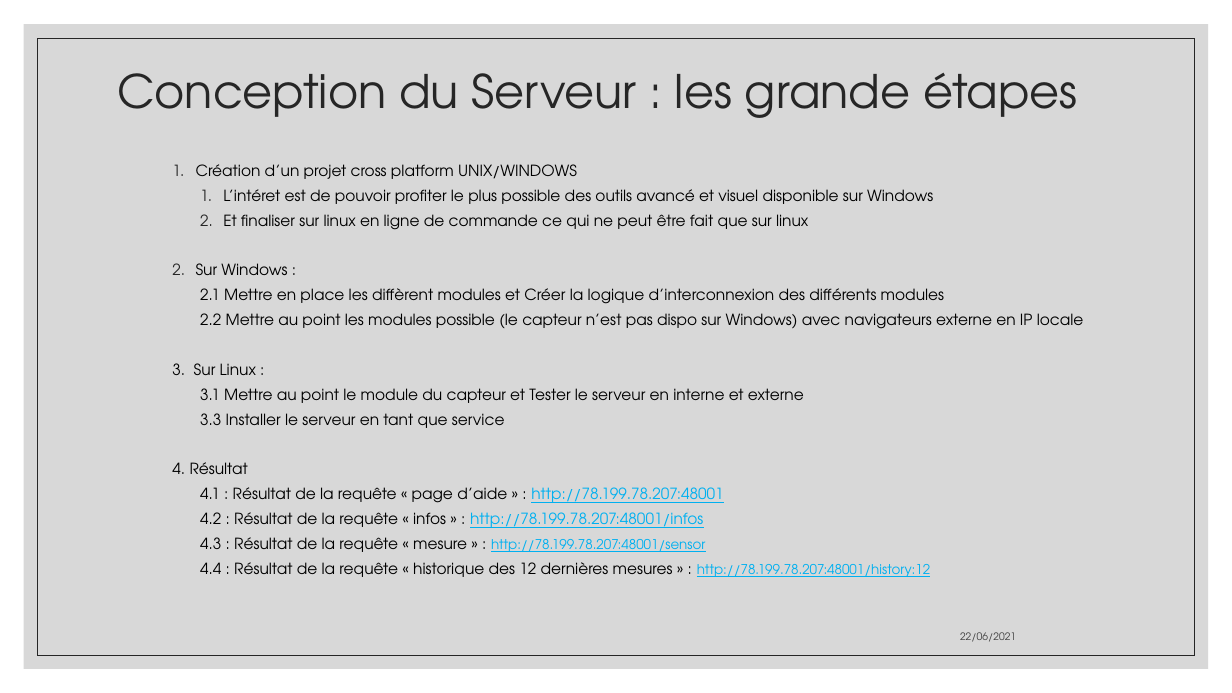
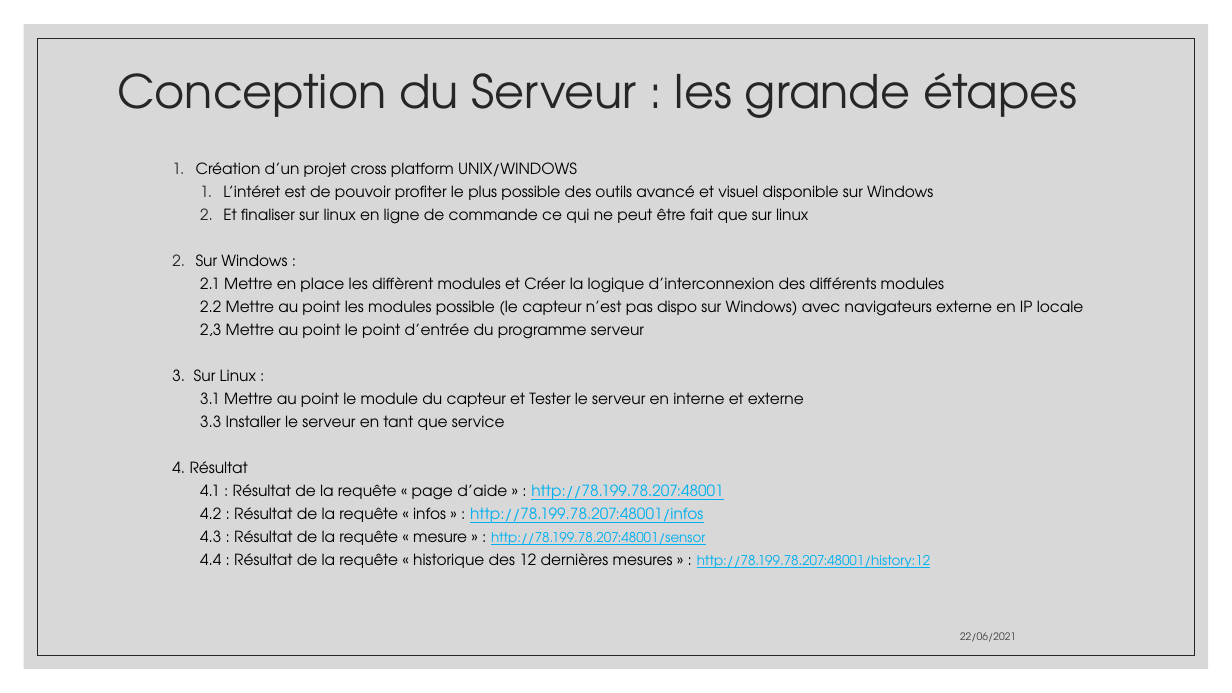
Before and after one commit to aiekick/ProjectStationMeteo, a slide deck: slide 29 of doc/StationMeteo_Soutenance_Stephane.pptx. Drawn at 1232x693 pixels with LibreOffice and Linux fonts; fonts in the diff are those of the drawing. Boxes give left, top, right and bottom in pixels: in the first picture for what was removed or moved away, otherwise in the second. Text is boxed around its words. In the diff, an @@ line names an element or a change of style, - is before the commit and + after.

Commit message:
[UPD] : update of section 2.3 command line

```diff
--- a/doc/StationMeteo_Soutenance_Stephane.pptx
+++ b/doc/StationMeteo_Soutenance_Stephane.pptx
@@ text at (172,162,1084,568): line spacing 1 to 0.9 @@
@@ text at (200,323,644,339): paragraph added @@
+      2,3 Mettre au point le point d’entrée du programme serveur
```
Also in this commit, not shown: 1 other slide changed, 1 slide added.
